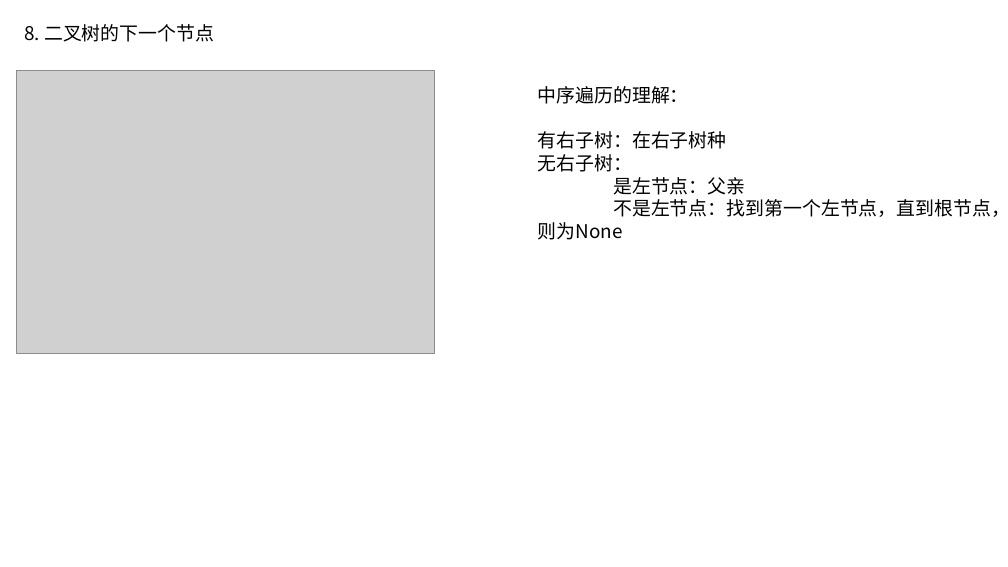
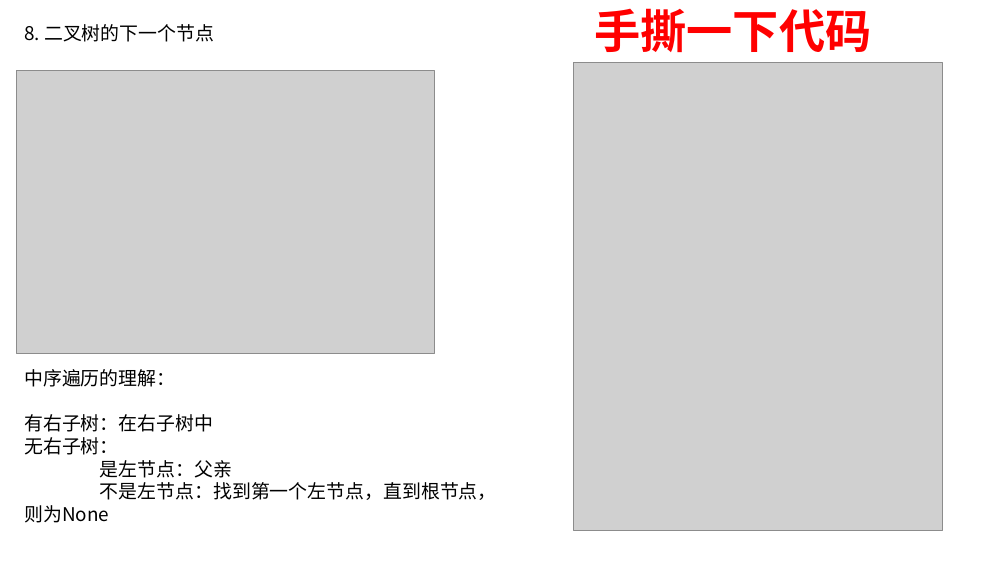
Before and after one commit to xiaojkql/Interview-Prepare, a slide deck: slide 8 of 数据结构和算法/剑指offer.pptx (slide 7 before the commit). Drawn at 1008x567 pixels with LibreOffice and Linux fonts; fonts in the diff are those of the drawing; grey boxes stand for pictures. Boxes give left, top, right and bottom in pixels: in the first picture for what was removed or moved away, otherwise in the second. Text is boxed around its words. In the diff, an @@ line names an element or a change of style, - is before the commit and + after.

```diff
--- a/数据结构和算法/剑指offer.pptx
+++ b/数据结构和算法/剑指offer.pptx
@@ text added at (x1=594, y1=8, x2=871, y2=52), 44 pt, text #FF0000, bold @@
+手撕一下代码
@@ picture added at (x1=574, y1=62, x2=942, y2=531) @@
@@ text "中序遍历的理解：" moved from (x1=538, y1=86, x2=1008, y2=240) to (x1=24, y1=369, x2=497, y2=523) @@
@@ text at (x1=24, y1=414, x2=213, y2=432): text changed @@
-有右子树：在右子树种
+有右子树：在右子树中
```
Also in this commit, not shown: 59 other slides changed, 2 slides added, 6 other files.
